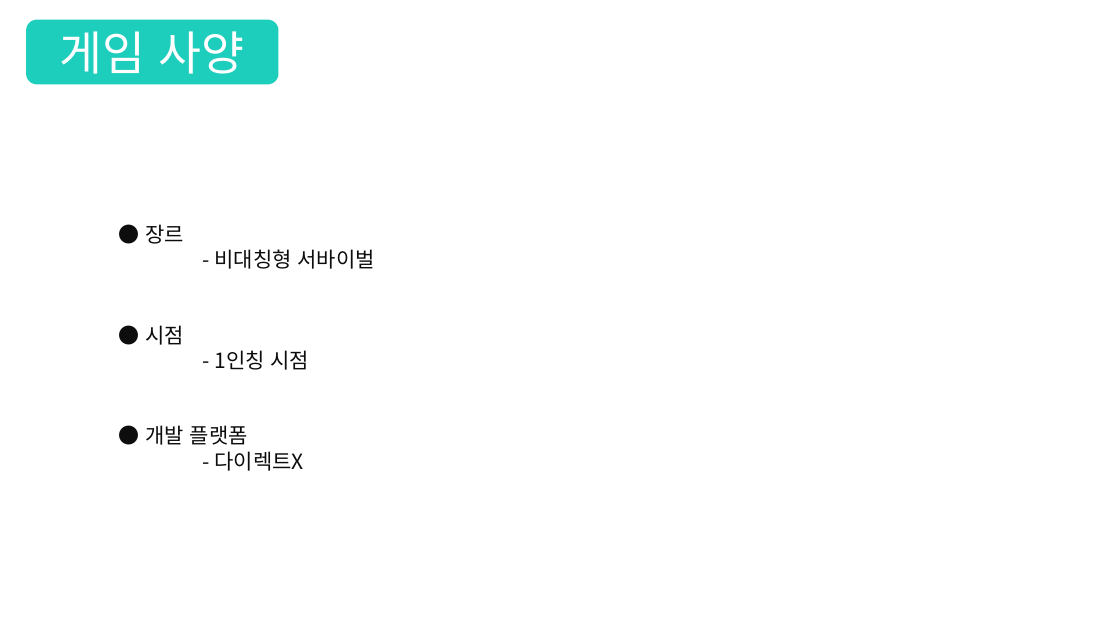
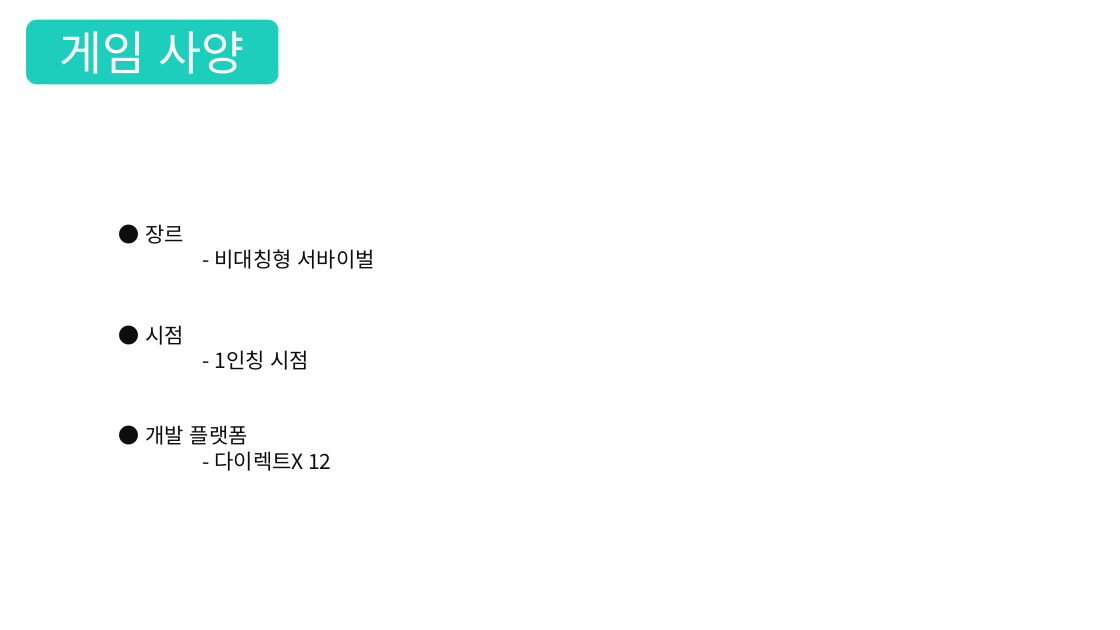
Before and after one commit to TUKoreaEscape/Graduation_Project, a slide deck: slide 5 of Graduation_Document/졸업작품제안서.pptx. Drawn at 1120x630 pixels with LibreOffice and Linux fonts; fonts in the diff are those of the drawing. Boxes give left, top, right and bottom in pixels: in the first picture for what was removed or moved away, otherwise in the second. Text is boxed around its words. In the diff, an @@ line names an element or a change of style, - is before the commit and + after.

```diff
--- a/Graduation_Document/졸업작품제안서.pptx
+++ b/Graduation_Document/졸업작품제안서.pptx
@@ text at bbox=[214, 451, 331, 471]: text changed @@
-- 다이렉트X
+- 다이렉트X 12
```
Also in this commit, not shown: 1 slide added.
